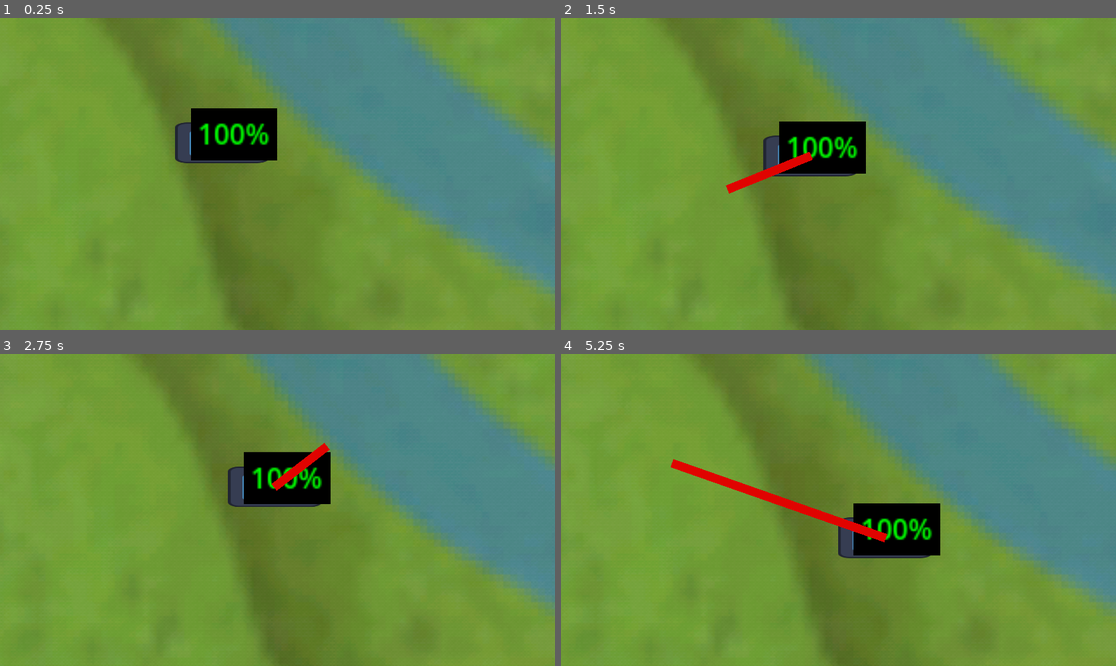
Above: before the commit, frames 1-4 (two rows, left to right).
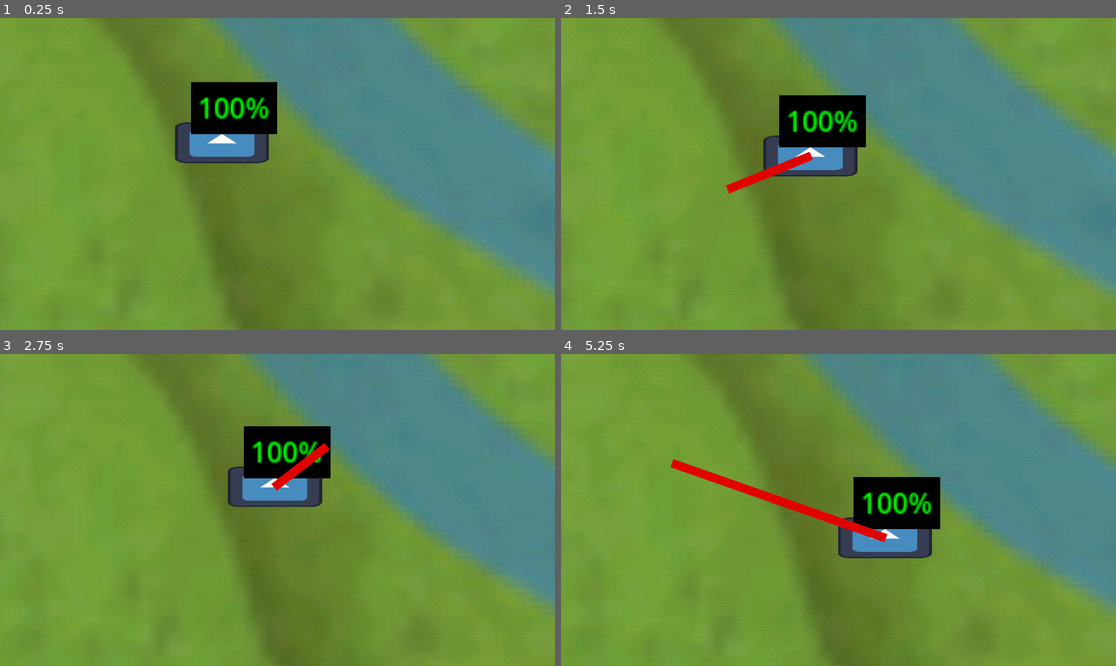
Above: after the commit, the same moments.

Repository: Kothulhu94/mutanic-reign
Game: Godot game, scene res://overworld.tscn
Two runs of this game, one before a commit and one after it. Both use one fixed random seed, a clock stepped at 60 frames per second and the inputs below. The engine's default icon, where the game draws it, is replaced by a stand-in: a white triangle on a blue panel in a dark square.
Inputs (mouse positions are in pixels of both pictures, inside the frame that each line leads up to):
- Up to frame 1 (0.25 s): no input
- Up to frame 2 (1.5 s): tap Enter (confirm) at 0.5 s; move the mouse to (960, 158) at 0.52 s; tap S (cam_down) at 0.6 s; click (960, 158) at 0.67 s; drag from (727, 189) to (810, 236) at 1.27 s
- Up to frame 3 (2.75 s): move the mouse to (333, 441) at 2.02 s; tap A (cam_left) at 2.1 s; click (333, 441) at 2.17 s
- Up to frame 4 (5.25 s): drag from (810, 572) to (672, 463) at 2.77 s; move the mouse to (1005, 556) at 3.52 s; tap W (cam_up) at 3.6 s; click (1005, 556) at 3.67 s; tap Space (pause) at 4.15 s; click "RESUME" at 4.25 s; drag from (672, 463) to (755, 432) at 5.02 s

The runs differ from the first frame. In frame 1, 3.2% of the frame differs, in the area x 34-50%, y 20-46%; in frame 2, 3.0%; in frame 3, 2.9%; in frame 4, 3.1%.

Commit message:
Fix health visuals, chase cancellation, and encounter detection
## Health Visual Position Fix
- Move health bars higher to Vector2(-18, -35) to avoid overlap
- Health bars now clearly visible above both bus and caravans

## Chase Cancellation Fix
- Clicking anywhere now cancels active chase
- Allows player to redirect bus during caravan pursuit
- Sets chase_target to null before processing new navigation

## Encounter Detection Improvements
- Increase encounter distance from 30 to 60 units
- Accounts for sprite size (55x24) to trigger more reliably
- Add debug logging to track encounter trigger flow

## Debug Logging Added
- Bus logs when encounter triggers with distance
- Overworld logs encounter initiation and UI state
- EncounterUI logs open sequence and pause status
- Helps diagnose any remaining encounter issues

🤖 Generated with [Claude Code](https://claude.com/claude-code)

Co-Authored-By: Claude <noreply@anthropic.com>

Diff:
--- a/Actors/Caravan.gd
+++ b/Actors/Caravan.gd
@@ -74,7 +74,7 @@
 		_health_visual = health_visual_scene.instantiate() as Control
 		if _health_visual != null:
 			add_child(_health_visual)
-			_health_visual.position = Vector2(-18, -20)
+			_health_visual.position = Vector2(-18, -35)
 			caravan_state.leader_sheet.health_changed.connect(_on_health_changed)
 			_on_health_changed(caravan_state.leader_sheet.current_health, caravan_state.leader_sheet.get_effective_health())
 
--- a/Actors/bus.gd
+++ b/Actors/bus.gd
@@ -16,7 +16,7 @@
 @export var max_stack_size: int = 100
 var _health_visual: Control
 var _chase_target: Node2D = null
-const ENCOUNTER_DISTANCE: float = 30.0
+const ENCOUNTER_DISTANCE: float = 60.0
 ## Checks if a specific amount of an item can be added without exceeding limits.
 func can_add_item(item_id: StringName, amount: int) -> bool:
 	if amount <= 0:
@@ -88,7 +88,7 @@
 	_health_visual = health_visual_scene.instantiate() as Control
 	if _health_visual != null:
 		add_child(_health_visual)
-		_health_visual.position = Vector2(-18, -20)
+		_health_visual.position = Vector2(-18, -35)
 		charactersheet.health_changed.connect(_on_health_changed)
 		_on_health_changed(charactersheet.current_health, charactersheet.get_effective_health())
 
@@ -113,6 +113,7 @@
 			var target: Node2D = _chase_target
 			_chase_target = null
 			velocity = Vector2.ZERO
+			print("[Bus] Encounter triggered! Distance: %.1f" % distance_to_target)
 			encounter_initiated.emit(self, target)
 			return
 
--- a/UI/EncounterUI.gd
+++ b/UI/EncounterUI.gd
@@ -19,15 +19,19 @@
 
 ## Opens the encounter UI and starts automatic combat
 func open_encounter(attacker: Node2D, defender: Node2D) -> void:
+	print("[EncounterUI] Opening encounter between %s and %s" % [attacker.name, defender.name])
 	_attacker = attacker
 	_defender = defender
 	_combat_active = true
 	show()
+	print("[EncounterUI] UI shown, pausing game...")
 
 	var timekeeper: Node = get_node_or_null("/root/Timekeeper")
 	if timekeeper != null and timekeeper.has_method("pause"):
 		timekeeper.pause()
+		print("[EncounterUI] Game paused")
 
+	print("[EncounterUI] Starting combat loop...")
 	_start_combat_loop()
 
 ## Closes the encounter UI
--- a/overworld.gd
+++ b/overworld.gd
@@ -155,6 +155,10 @@
 		if mb.button_index == MOUSE_BUTTON_LEFT and mb.pressed:
 			if bus == null:
 				return
+
+			# Cancel any active chase
+			if _player_bus != null and _player_bus.get_chase_target() != null:
+				_player_bus.chase_target(null)
 
 			# Snap both endpoints to the navmesh
 			var start_on_nav: Vector2 = _snap_to_nav(bus.global_position)
@@ -451,8 +455,12 @@
 		_player_bus.chase_target(caravan_actor)
 
 func _on_encounter_initiated(attacker: Node2D, defender: Node2D) -> void:
+	print("[Overworld] Encounter initiated between %s and %s" % [attacker.name, defender.name])
 	if _encounter_ui != null:
+		print("[Overworld] Opening EncounterUI")
 		_encounter_ui.open_encounter(attacker, defender)
+	else:
+		print("[Overworld] ERROR: _encounter_ui is null!")
 
 func _on_combat_ended(attacker: Node2D, defender: Node2D, winner: Node2D) -> void:
 	if _encounter_ui != null:
